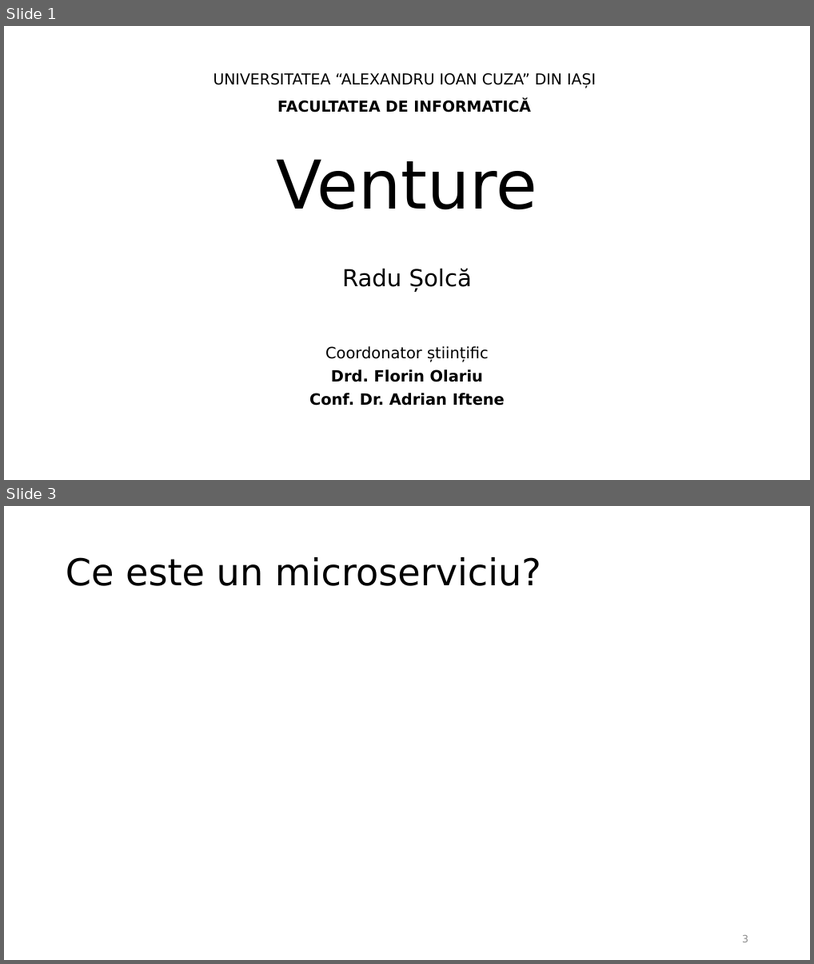
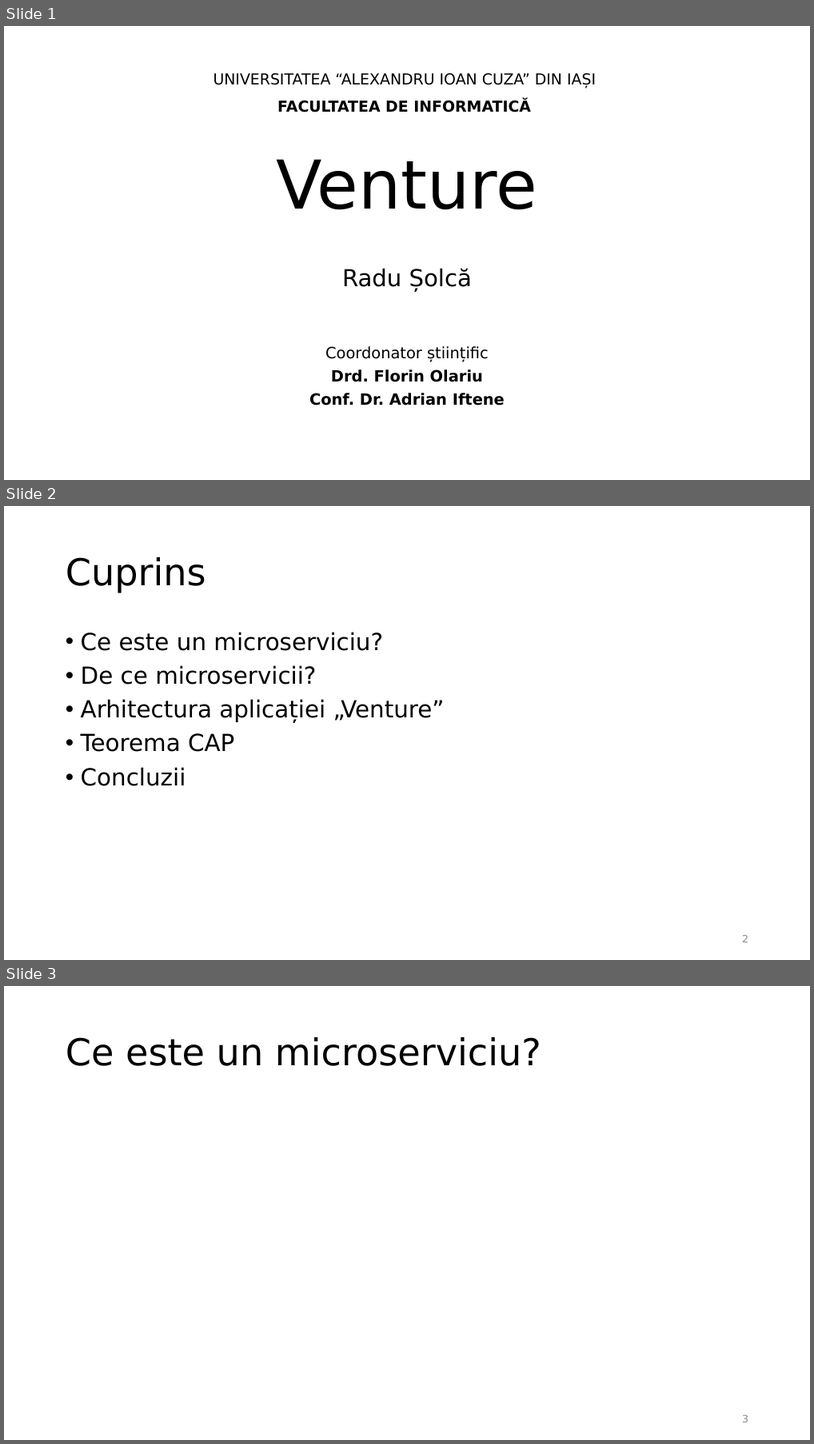
Before and after one commit to radu-solca/Venture, a slide deck: Venture.pptx. Shown one above the other, each under a label of ours: slides 1 and 3 before the commit, slides 1, 2 and 3 after it; the slides between them are not shown. The pictures are 814x964 and 814x1444 pixels, drawn with LibreOffice and Linux fonts; fonts in the diff are those of the drawing. Boxes give left, top, right and bottom in pixels: in the first picture for what was removed or moved away, otherwise in the second. Text is boxed around its words. In the diff, an @@ line names an element or a change of style, - is before the commit and + after.

```diff
--- a/Venture.pptx
+++ b/Venture.pptx
@@ slide 2 added at [4,506,810,960], background #FFFFFF @@
@@ title added at [66,557,206,593], 44 pt, text #000000 @@
+Cuprins
@@ text added at [81,632,445,786], 28 pt, text #000000 @@
+• Ce este un microserviciu?
+• De ce microservicii?
+• Arhitectura aplicației „Venture”
+• Teorema CAP
+• Concluzii
@@ page number added at [742,935,749,942], 12 pt, text #8C8C8C @@
+2
```
Also in this commit, not shown: 1 slide changed, 6 other slides added, 3 slides removed, 2 other files.
